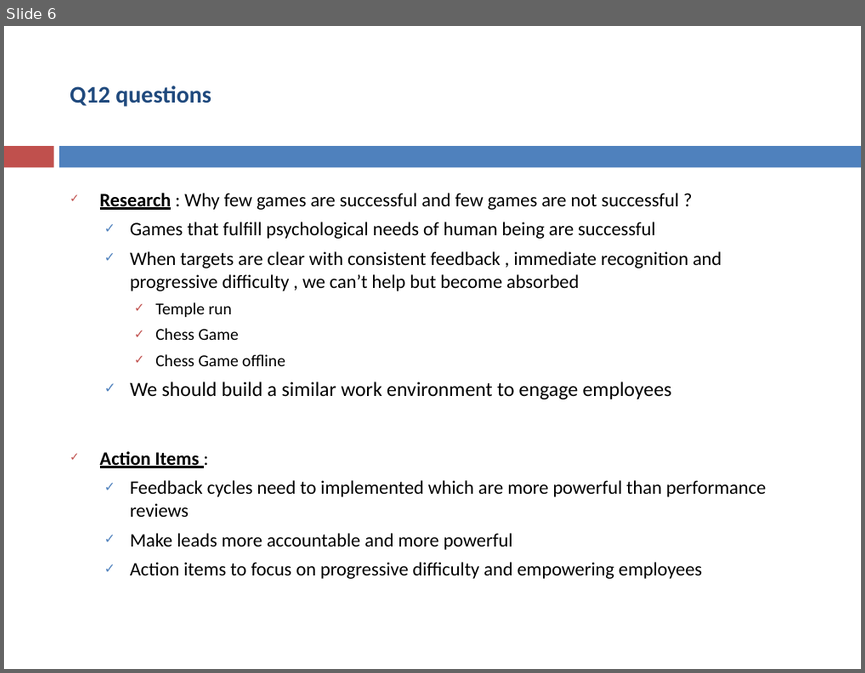
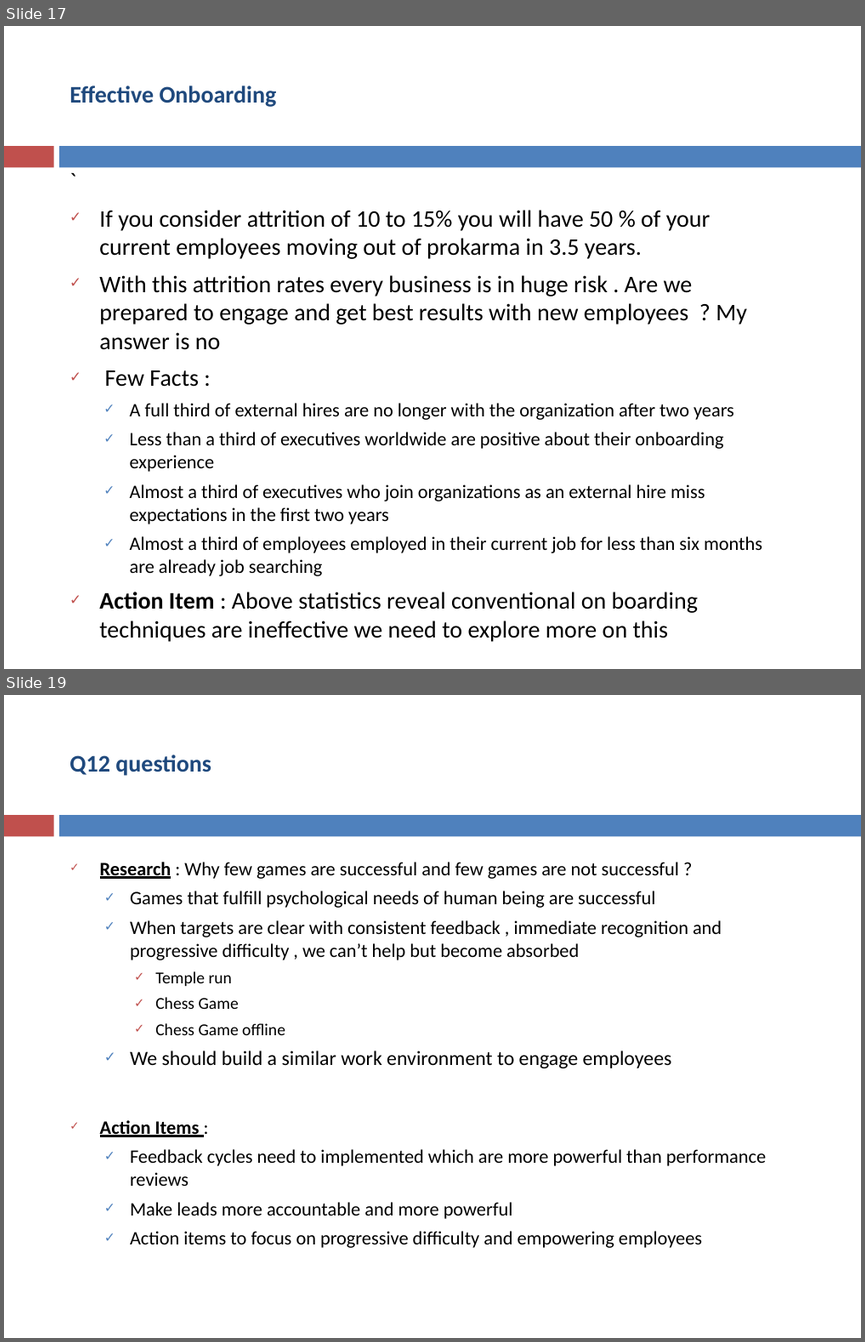
Before and after one commit to asakala/notes, a slide deck: Prokarma/Magnetic Work Environment.pptx. Shown one above the other, each under a label of ours: slide 6 before the commit, slides 17 and 19 after it; the slides between them are not shown. The pictures are 865x673 and 865x1342 pixels, drawn with LibreOffice and Linux fonts; fonts in the diff are those of the drawing. Boxes give left, top, right and bottom in pixels: in the first picture for what was removed or moved away, otherwise in the second. Text is boxed around its words. In the diff, an @@ line names an element or a change of style, - is before the commit and + after.

```diff
--- a/Prokarma/Magnetic Work Environment.pptx
+++ b/Prokarma/Magnetic Work Environment.pptx
@@ slide 17 added at <box>4,26,861,669</box>, background #FFFFFF; not listed: 2 template elements that a slide beside it also shows @@
@@ title added at <box>69,86,277,107</box>, 20 pt, text #1F497D, bold @@
+Effective Onboarding
@@ text added at <box>99,210,762,641</box>, 16 pt, text #000000 @@
+`
+✓ If you consider attrition of 10 to 15% you will have 50 % of your current employees moving out of prokarma in 3.5 years.
+✓ With this attrition rates every business is in huge risk . Are we prepared to engage and get best results with new employees ? My answer is no
+✓ Few Facts :
+  ✓ A full third of external hires are no longer with the organization after two years
+  ✓ Less than a third of executives worldwide are positive about their onboarding experience
+  ✓ Almost a third of executives who join organizations as an external hire miss expectations in the first two years
+  ✓ Almost a third of employees employed in their current job for less than six months are already job searching
+✓ Action Item : Above statistics reveal conventional on boarding techniques are ineffective we need to explore more on this
@@ what was slide 6 is now slide 19 @@
```
Also in this commit, not shown: 7 slides changed, 12 other slides added, 3 other files.
